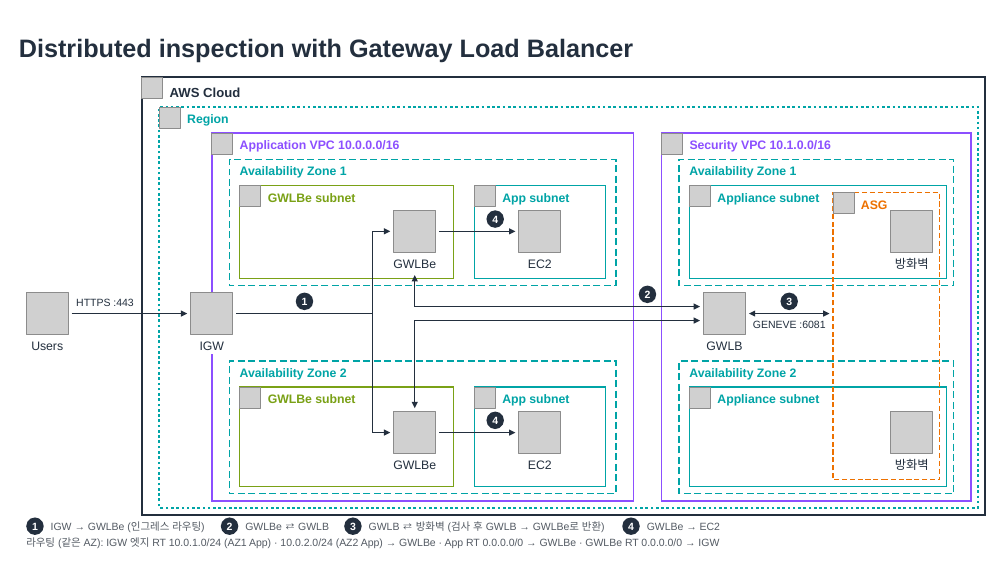
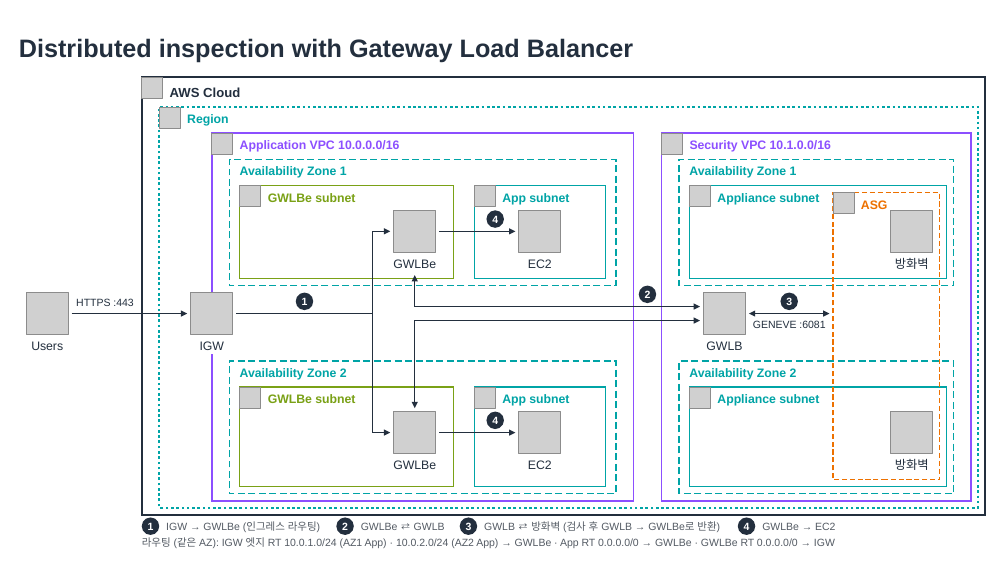
Before and after one commit to conft2k/aws-topology, a slide deck: slide 3 of docs/examples/reference-architectures.pptx. Drawn at 1008x567 pixels with LibreOffice and Linux fonts; fonts in the diff are those of the drawing; grey boxes stand for pictures. Boxes give left, top, right and bottom in pixels: in the first picture for what was removed or moved away, otherwise in the second. Text is boxed around its words. In the diff, an @@ line names an element or a change of style, - is before the commit and + after.

```diff
--- a/docs/examples/reference-architectures.pptx
+++ b/docs/examples/reference-architectures.pptx
@@ 9 texts, 4 ellipses: place and size @@
-9 texts, 4 ellipses at [26, 517, 720, 548]
+9 texts, 4 ellipses at [142, 517, 835, 548]
```
Also in this commit, not shown: 3 other slides changed, 20 other files.
